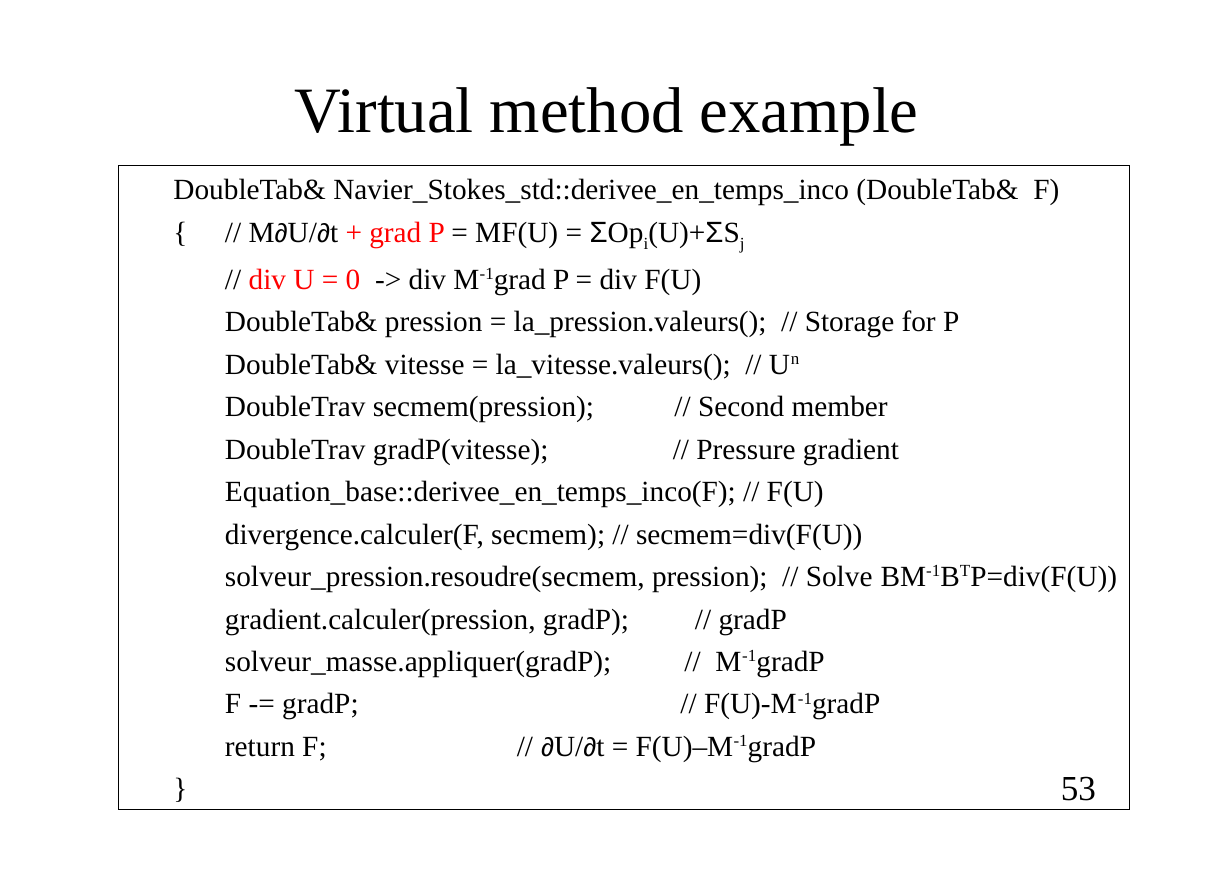
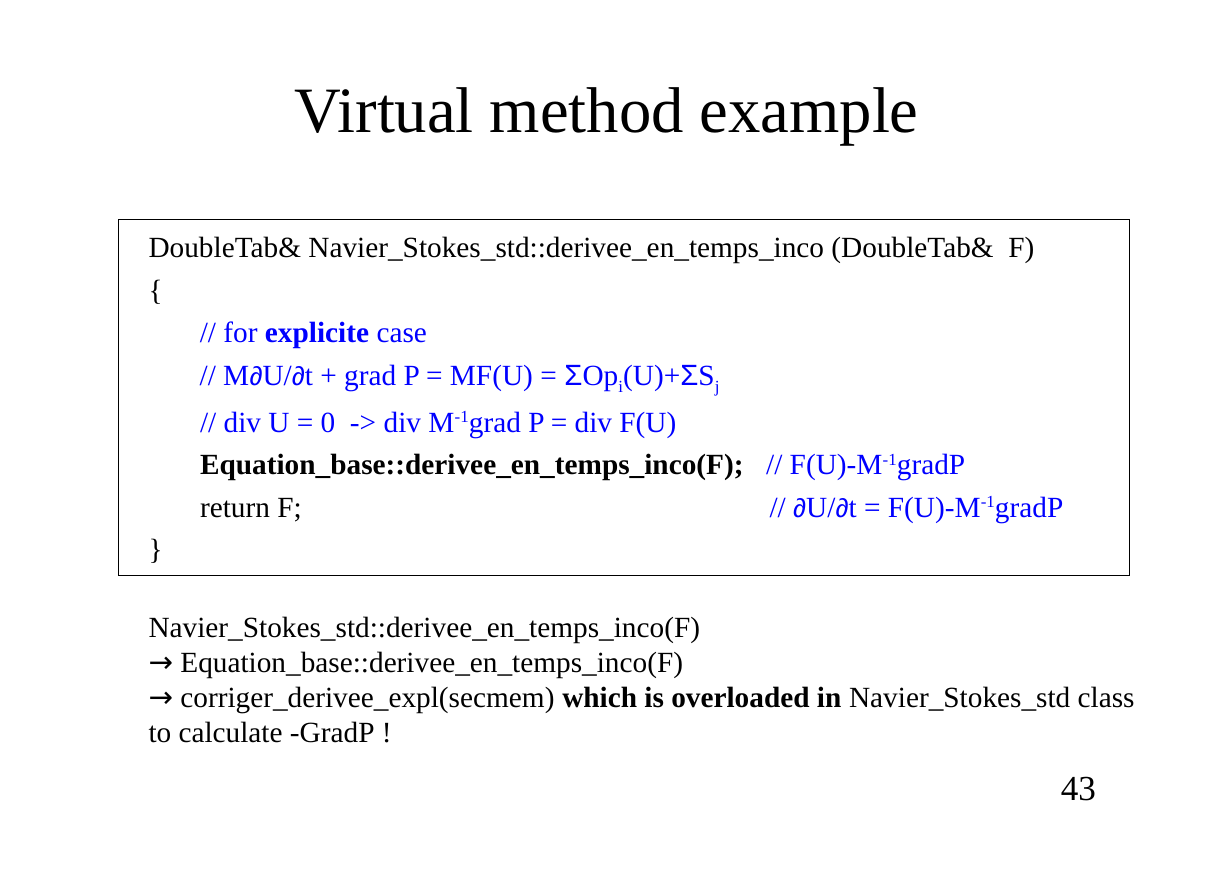
Before and after one commit to cea-trust-platform/trust-code, a slide deck: slide 43 of doc/TRUST/Developer_TRUST_presentation.odp (slide 53 before the commit). Drawn at 1232x871 pixels with LibreOffice and Linux fonts; fonts in the diff are those of the drawing; background and template pictures are left out. Boxes give left, top, right and bottom in pixels: in the first picture for what was removed or moved away, otherwise in the second. Text is boxed around its words. In the diff, an @@ line names an element or a change of style, - is before the commit and + after.

```diff
--- a/doc/TRUST/Developer_TRUST_presentation.odp
+++ b/doc/TRUST/Developer_TRUST_presentation.odp
@@ rectangle: place and size @@
-rectangle at (119, 165, 1130, 810)
+rectangle at (119, 219, 1130, 575)
@@ text "DoubleTab& Navier_Stokes_std::derivee_en_temps_inco (DoubleT ...": place and size @@
-text "DoubleTab& Navier_Stokes_std::derivee_en_temps_inco (DoubleT ..." at (173, 178, 1117, 761)
+text "DoubleTab& Navier_Stokes_std::derivee_en_temps_inco (DoubleT ..." at (149, 236, 1135, 743)
@@ text at (223, 321, 715, 390): text changed; text colour #000000 to #0000FF @@
-{ // M∂U/∂t + grad P = MF(U) = ΣOpi(U)+ΣSj
+{
+// for explicite case
+// M∂U/∂t + grad P = MF(U) = ΣOpi(U)+ΣSj
@@ text at (224, 411, 676, 437): text colour #000000 to #0000FF in "// -> div M-1grad P = div ..."; text colour #FF0000 to #0000FF in "div U = 0" @@
@@ text at (200, 453, 981, 522): text changed @@
-DoubleTab& pression = la_pression.valeurs(); // Storage for P
-DoubleTab& vitesse = la_vitesse.valeurs(); // Un
-DoubleTrav secmem(pression); // Second member
-DoubleTrav gradP(vitesse); // Pressure gradient
-Equation_base::derivee_en_temps_inco(F); // F(U)
-divergence.calculer(F, secmem); // secmem=div(F(U))
-solveur_pression.resoudre(secmem, pression); // Solve BM-1BTP=div(F(U))
-gradient.calculer(pression, gradP); // gradP
-solveur_masse.appliquer(gradP); // M-1gradP
-F -= gradP; // F(U)-M-1gradP
-return F; // ∂U/∂t = F(U)–M-1gradP
+Equation_base::derivee_en_temps_inco(F); // F(U)-M-1gradP
+return F; // ∂U/∂t = F(U)-M-1gradP
@@ text at (149, 616, 1135, 743): paragraphs added @@
+Navier_Stokes_std::derivee_en_temps_inco(F)
+→ Equation_base::derivee_en_temps_inco(F)
+→ corriger_derivee_expl(secmem) which is overloaded in Navier_Stokes_std class
+to calculate -GradP !
@@ page number at (1061, 776, 1096, 801): text changed @@
-53
+43
```
Also in this commit, not shown: 104 other slides changed, 20 slides added, 42 slides removed, 7 other files.
